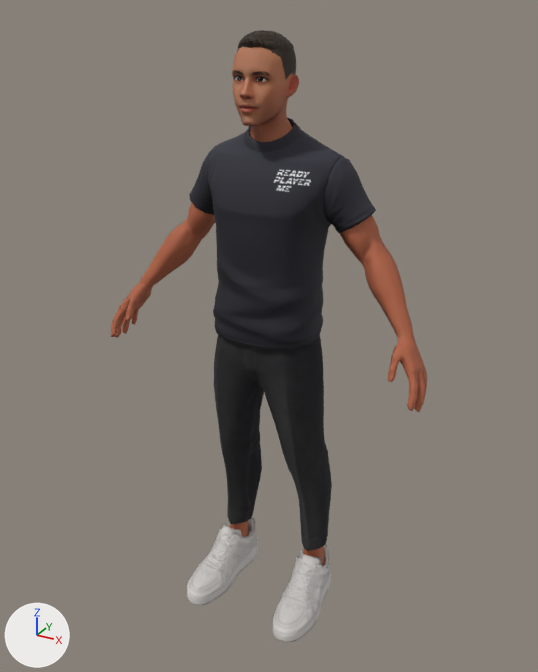
The glTF model public/model.glb as it was, and as the next commit left it.
Rendered twice from a 50 mm lens placed at (1.022, -1.861, 1.891), pointed at (0.009, -0.021, 0.97). Every picture has the same lights, and +X, +Y and +Z are marked at lower left.

In view in the first picture: 'Wolf3D_Body', 'Wolf3D_Hair', 'Wolf3D_Head', 'Wolf3D_Outfit_Bottom', 'Wolf3D_Outfit_Footwear', 'Wolf3D_Outfit_Top'.
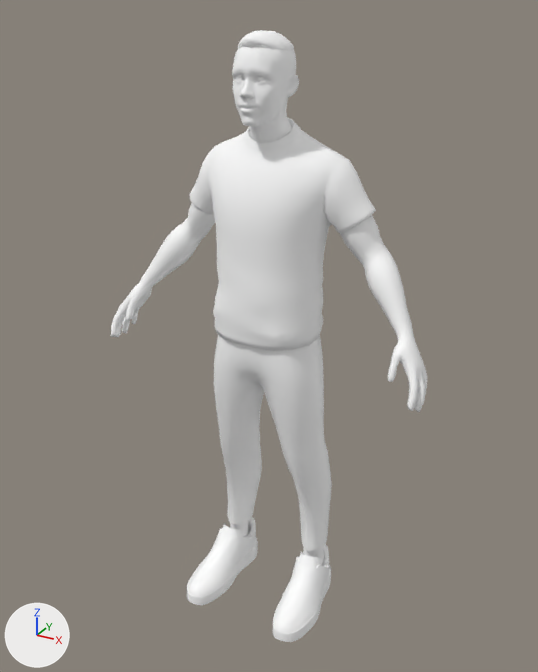
The change, as a diff of the scene's bpy script:
```diff
--- a/public/model.glb.py
+++ b/public/model.glb.py
@@ mat_wolf3d_outfit_top_002 @@
+mat_wolf3d_outfit_top_002 = principled_material('Wolf3D_Outfit_Top.002')
+mat_wolf3d_outfit_top_002.base_color = (1.0, 1.0, 1.0)  # white #ffffff
+mat_wolf3d_outfit_top_002.roughness = 0.805
@@ mat_wolf3d_outfit_footwear_002 @@
+mat_wolf3d_outfit_footwear_002 = principled_material('Wolf3D_Outfit_Footwear.002')
+mat_wolf3d_outfit_footwear_002.base_color = (1.0, 1.0, 1.0)  # white #ffffff
@@ mat_wolf3d_outfit_bottom_002 @@
+mat_wolf3d_outfit_bottom_002 = principled_material('Wolf3D_Outfit_Bottom.002')
+mat_wolf3d_outfit_bottom_002.base_color = (1.0, 1.0, 1.0)  # white #ffffff
@@ mat_wolf3d_skin_002 @@
+mat_wolf3d_skin_002 = principled_material('Wolf3D_Skin.002')
+mat_wolf3d_skin_002.base_color = (1.0, 1.0, 1.0)  # white #ffffff
+mat_wolf3d_skin_002.roughness = 0.7
@@ mat_wolf3d_hair_002 @@
+mat_wolf3d_hair_002 = principled_material('Wolf3D_Hair.002')
+mat_wolf3d_hair_002.base_color = (1.0, 1.0, 1.0)  # white #ffffff
+mat_wolf3d_hair_002.roughness = 0.7
@@ mat_wolf3d_body_002 @@
+mat_wolf3d_body_002 = principled_material('Wolf3D_Body.002')
+mat_wolf3d_body_002.base_color = (1.0, 1.0, 1.0)  # white #ffffff
+mat_wolf3d_body_002.roughness = 0.698
@@ me_wolf3d_head @@
 me_wolf3d_head.from_pydata(...)  # 2060 vertices, 4094 faces; spans x -0.096..0.096, y -0.143..0.087, z 1.521..1.833
-me_wolf3d_head.materials.append(mat_wolf3d_skin)  # picture img_basecolor_001
+me_wolf3d_head.materials.append(mat_wolf3d_skin_002)  # white #ffffff
@@ me_wolf3d_body @@
 me_wolf3d_body.from_pydata(...)  # 1126 vertices, 2178 faces; spans x -0.531..0.531, y -0.149..0.115, z 0.064..1.398
-me_wolf3d_body.materials.append(mat_wolf3d_body)
+me_wolf3d_body.materials.append(mat_wolf3d_body_002)  # white #ffffff
@@ me_wolf3d_outfit_bottom @@
 me_wolf3d_outfit_bottom.from_pydata(...)  # 545 vertices, 1061 faces; spans x -0.196..0.197, y -0.126..0.124, z 0.194..1.073
-me_wolf3d_outfit_bottom.materials.append(mat_wolf3d_outfit_bottom)
+me_wolf3d_outfit_bottom.materials.append(mat_wolf3d_outfit_bottom_002)  # white #ffffff
@@ me_wolf3d_outfit_footwear @@
 me_wolf3d_outfit_footwear.from_pydata(...)  # 706 vertices, 1322 faces; spans x -0.237..0.237, y -0.241..0.13, z 0.001..0.183
-me_wolf3d_outfit_footwear.materials.append(mat_wolf3d_outfit_footwear)
+me_wolf3d_outfit_footwear.materials.append(mat_wolf3d_outfit_footwear_002)  # white #ffffff
@@ me_wolf3d_outfit_top @@
 me_wolf3d_outfit_top.from_pydata(...)  # 604 vertices, 1204 faces; spans x -0.299..0.299, y -0.143..0.14, z 0.974..1.613
-me_wolf3d_outfit_top.materials.append(mat_wolf3d_outfit_top)
+me_wolf3d_outfit_top.materials.append(mat_wolf3d_outfit_top_002)  # white #ffffff
@@ me_wolf3d_hair @@
 me_wolf3d_hair.from_pydata(...)  # 413 vertices, 758 faces; spans x -0.071..0.07, y -0.111..0.064, z 1.779..1.839
-me_wolf3d_hair.materials.append(mat_wolf3d_hair)
+me_wolf3d_hair.materials.append(mat_wolf3d_hair_002)  # white #ffffff
```

Changed parts and their boxes (x1, y1, x2, y2) in the pictures (538 x 672 px):
'Wolf3D_Outfit_Top', recoloured (black to white)
    both: (189, 118, 376, 351)
'Wolf3D_Outfit_Bottom', recoloured (black to grey)
    both: (214, 334, 332, 551)
'Wolf3D_Body', recoloured (brown to white)
    both: (111, 203, 427, 566)
'Wolf3D_Outfit_Footwear', recoloured (grey to white)
    both: (187, 517, 331, 642)
'Wolf3D_Head', recoloured (brown to grey)
    both: (232, 47, 299, 142)
'Wolf3D_Hair', recoloured
    both: (238, 30, 294, 52)
